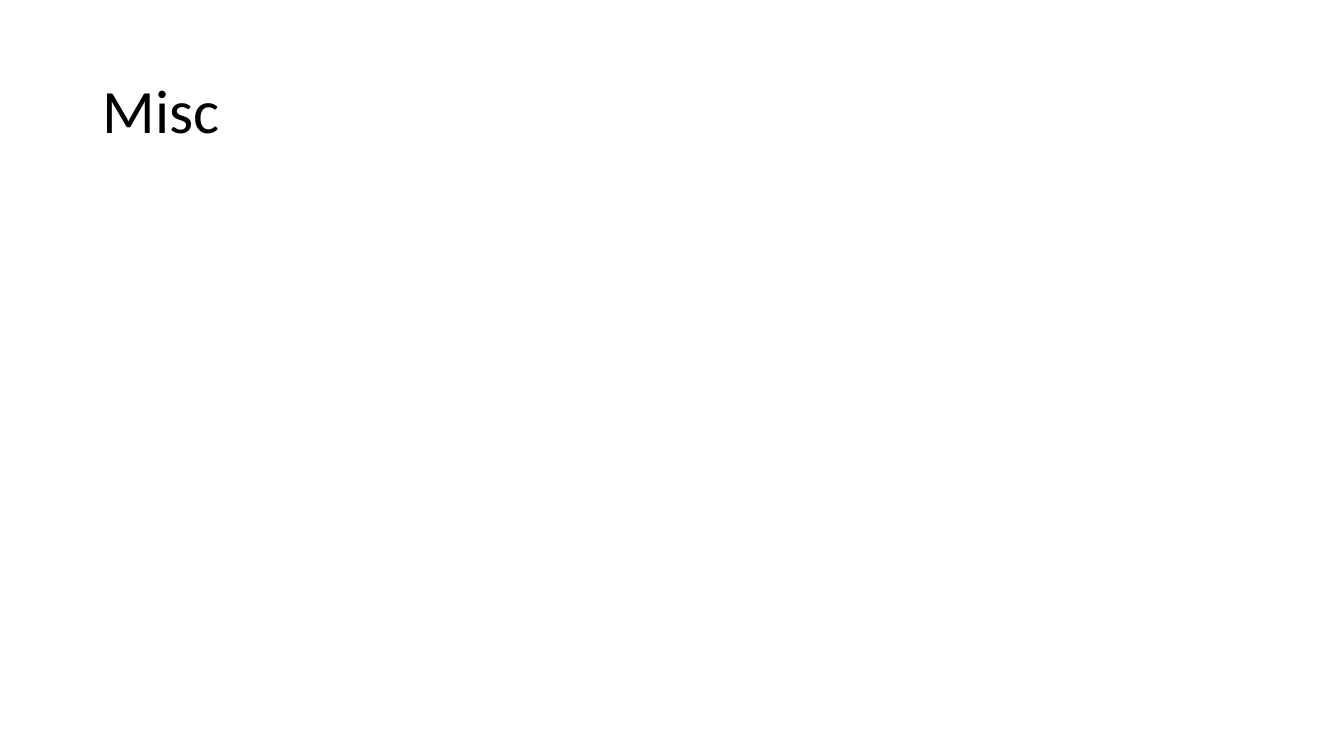
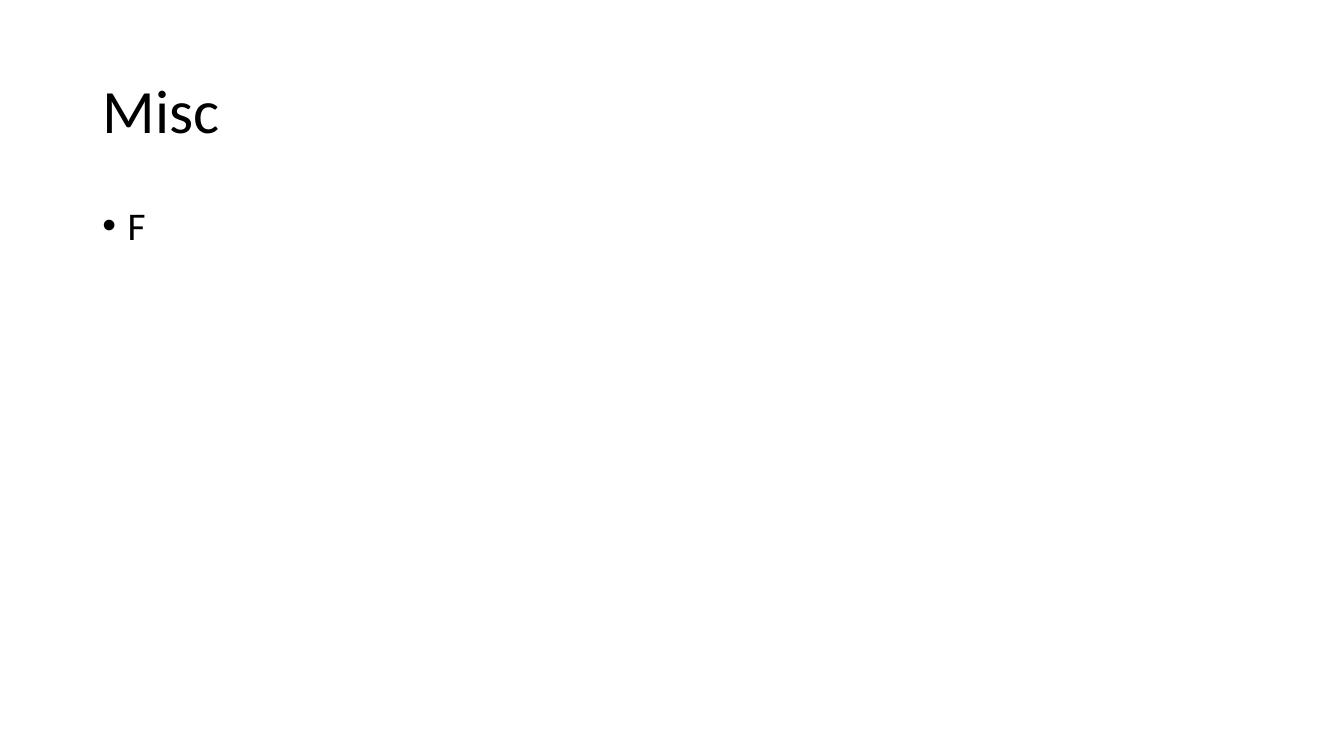
Before and after one commit to eden-farmem/eden-all, a slide deck: slide 13 of doc/weekly/2022-10-10.pptx. Drawn at 1344x756 pixels with LibreOffice and Linux fonts; fonts in the diff are those of the drawing. Boxes give left, top, right and bottom in pixels: in the first picture for what was removed or moved away, otherwise in the second. Text is boxed around its words. In the diff, an @@ line names an element or a change of style, - is before the commit and + after.

```diff
--- a/doc/weekly/2022-10-10.pptx
+++ b/doc/weekly/2022-10-10.pptx
@@ text added at box(128, 215, 146, 240), 28 pt, text #000000 @@
+• F
```
Also in this commit, not shown: 1 other slide changed, 5 other files.
